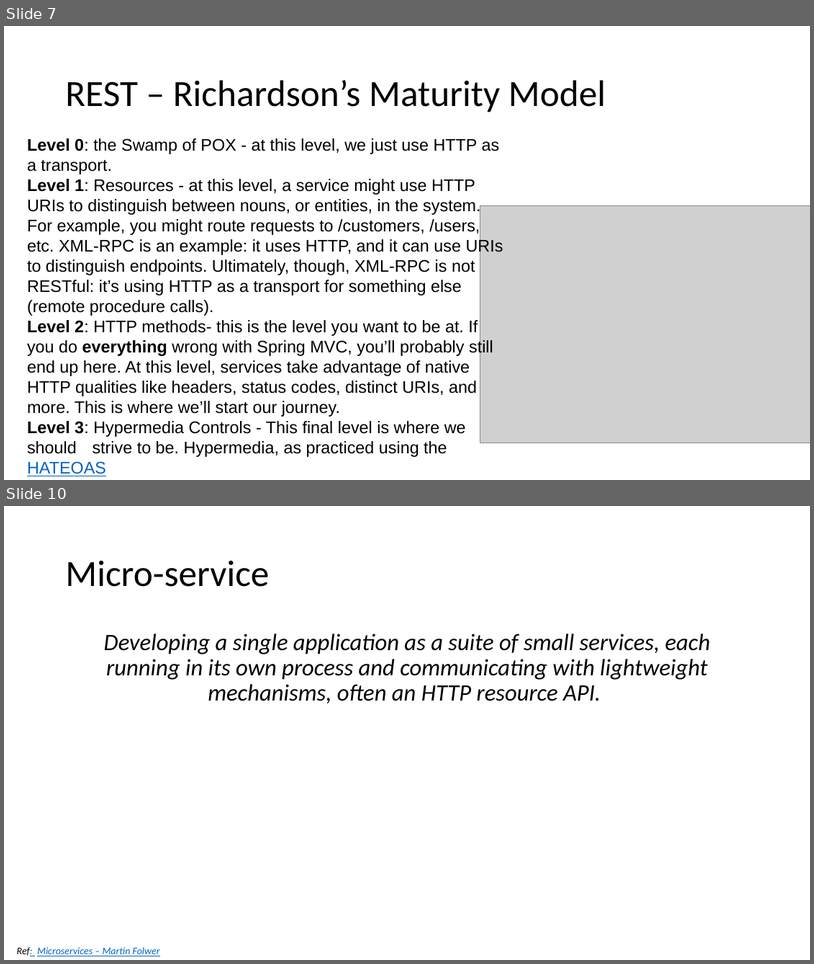
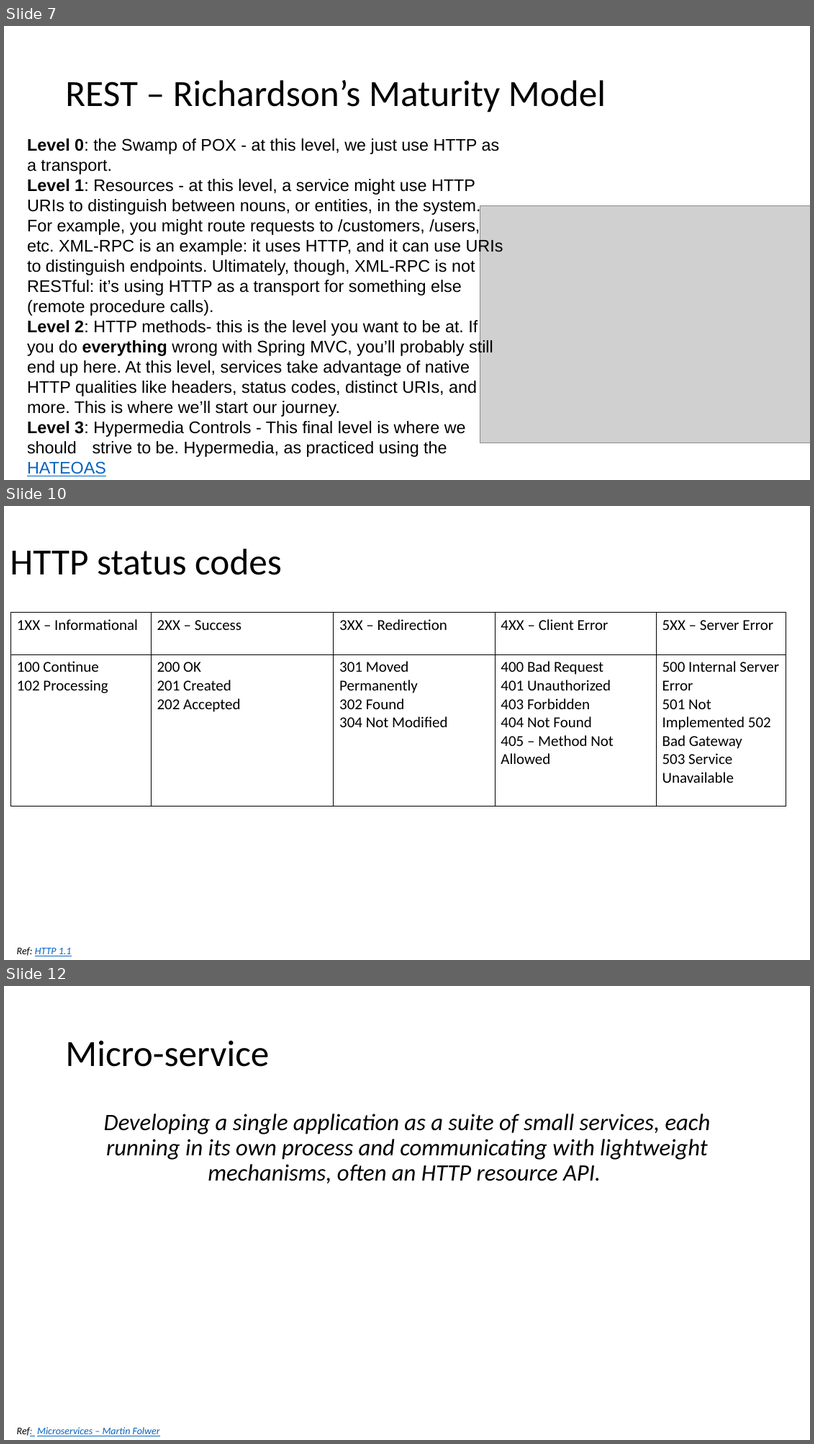
Before and after one commit to batchu/spring-boot-ujug, a slide deck: Spring Boot.pptx. Shown one above the other, each under a label of ours: slides 7 and 10 before the commit, slides 7, 10 and 12 after it; the slides between them are not shown. The pictures are 814x964 and 814x1444 pixels, drawn with LibreOffice and Linux fonts; fonts in the diff are those of the drawing; grey boxes stand for pictures. Boxes give left, top, right and bottom in pixels: in the first picture for what was removed or moved away, otherwise in the second. Text is boxed around its words. In the diff, an @@ line names an element or a change of style, - is before the commit and + after.

```diff
--- a/Spring Boot.pptx
+++ b/Spring Boot.pptx
@@ slide 10 added at <box>4,506,810,960</box>, background #FFFFFF @@
@@ title added at <box>10,548,282,575</box>, 44 pt, text #000000 @@
+HTTP status codes
@@ table added at <box>10,613,786,806</box>, 2 rows, 5 columns @@
+1XX – Informational | 2XX – Success | 3XX – Redirection | 4XX – Client Error | 5XX – Server Error
+100 Continue / 102 Processing | 200 OK / 201 Created / 202 Accepted | 301 Moved Permanently / 302 Found / 304 Not Modified | 400 Bad Request / 401 Unauthorized / 403 Forbidden / 404 Not Found / 405 – Method Not Allowed | 500 Internal Server Error / 501 Not Implemented 502 Bad Gateway / 503 Service Unavailable
@@ text added at <box>17,947,72,956</box>, 12 pt, text #0563C1, italic, underline @@
+Ref: HTTP 1.1
@@ what was slide 10 is now slide 12 @@
```
Also in this commit, not shown: 1 slide changed, 2 other slides added, 1 slide removed.
